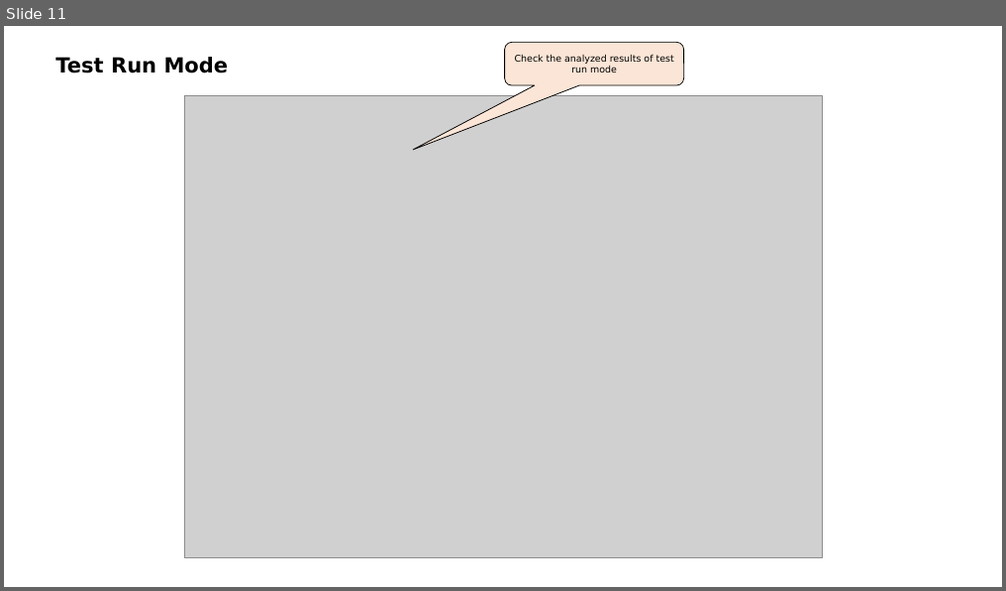
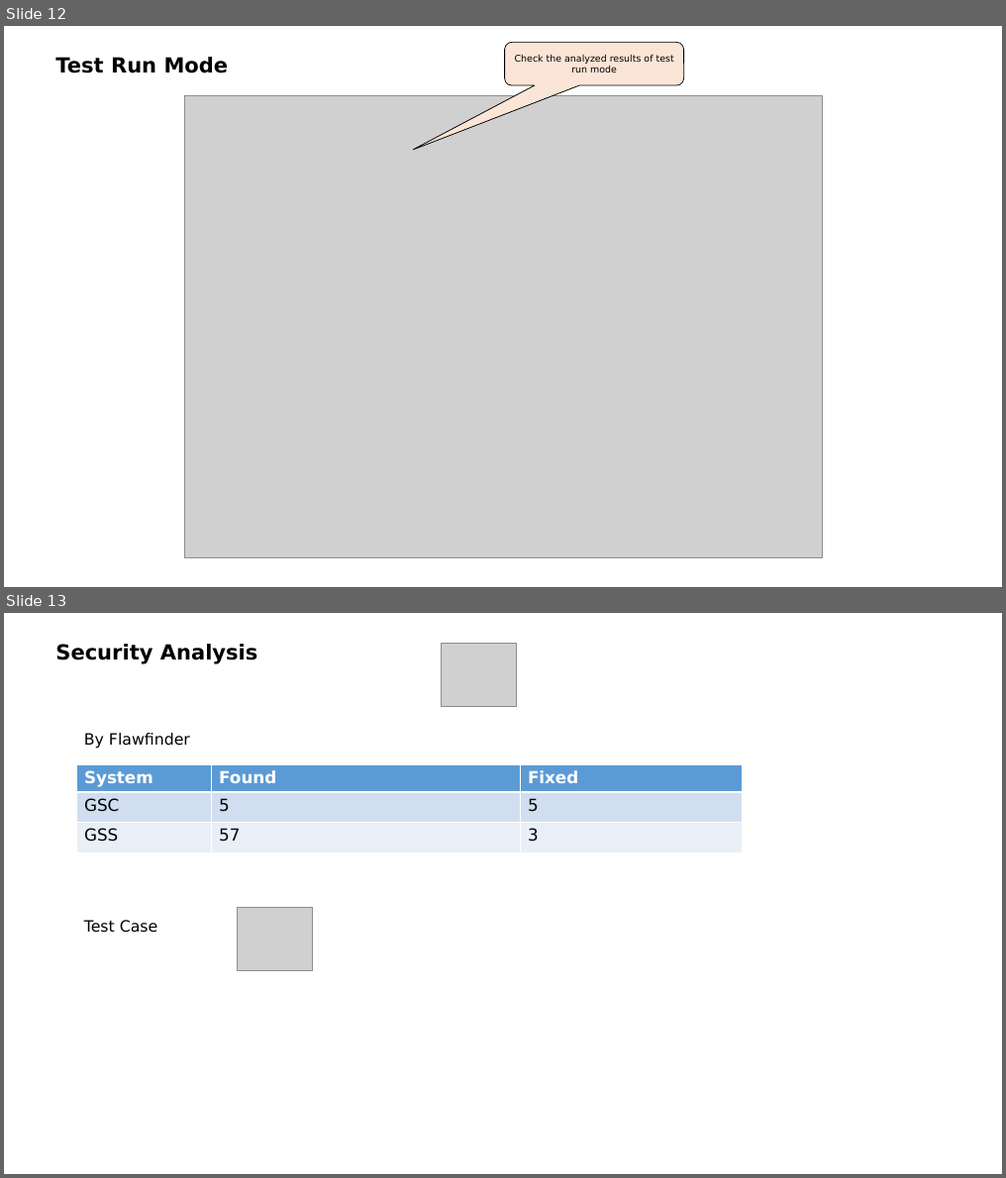
Before and after one commit to jacob-ku/specialist-team2, a slide deck: docs/Team2_Project_Phase1_Presentation.pptx. Shown one above the other, each under a label of ours: slide 11 before the commit, slides 12 and 13 after it. The pictures are 1006x591 and 1006x1178 pixels, drawn with LibreOffice and Linux fonts; fonts in the diff are those of the drawing; grey boxes stand for pictures. Boxes give left, top, right and bottom in pixels: in the first picture for what was removed or moved away, otherwise in the second. Text is boxed around its words. In the diff, an @@ line names an element or a change of style, - is before the commit and + after.

```diff
--- a/docs/Team2_Project_Phase1_Presentation.pptx
+++ b/docs/Team2_Project_Phase1_Presentation.pptx
@@ slide 13 added at [4,613,1002,1174], background #FFFFFF @@
@@ text added at [55,644,258,664], 20 pt, text #000000, bold @@
+Security Analysis
@@ picture added at [442,643,516,706] @@
@@ text added at [84,733,190,749], 15 pt, text #000000 @@
+By Flawfinder
@@ table added at [76,765,742,854], 3 rows, 3 columns @@
+System | Found | Fixed
+GSC | 5 | 5
+GSS | 57 | 3
@@ picture added at [238,907,313,970] @@
@@ text added at [84,920,157,933], 15 pt, text #000000 @@
+Test Case
@@ what was slide 11 is now slide 12 @@
```
Also in this commit, not shown: 1 other slide added, 1 other file.
